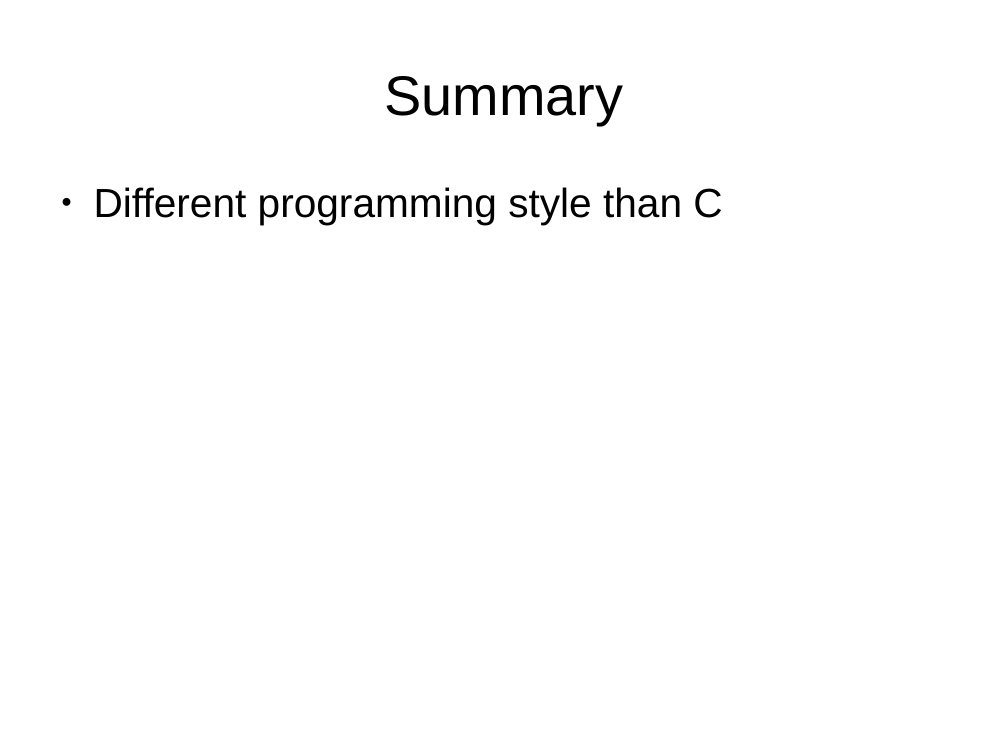
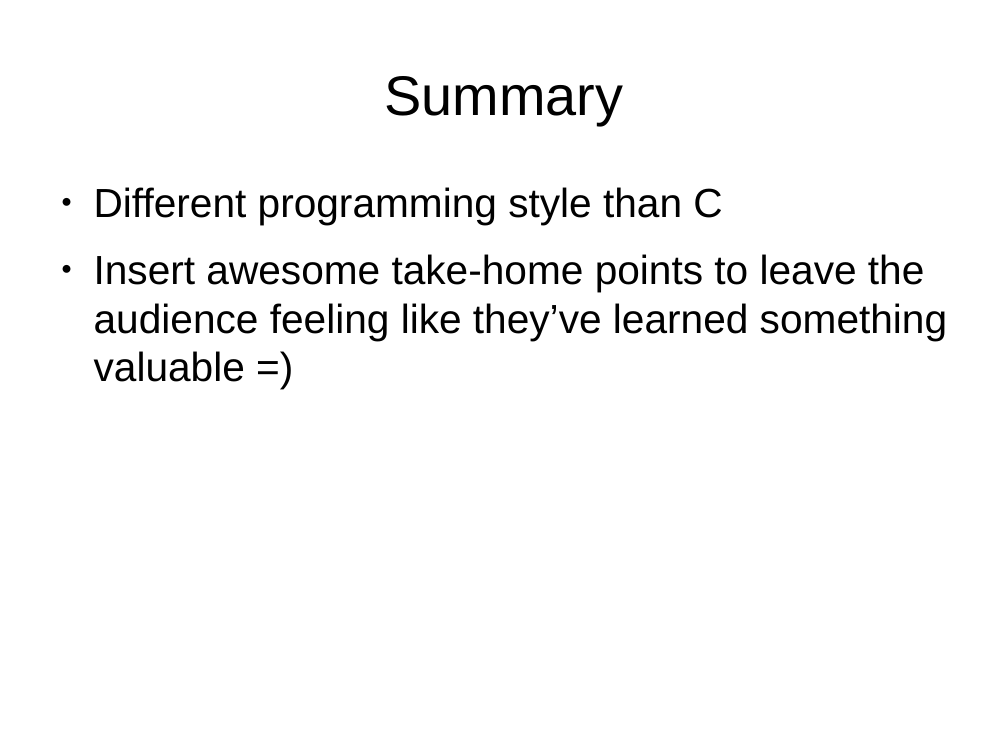
Before and after one commit to FractalDesigns/cowichan-1, a slide deck: slide 35 of miscellaneous/2010-12/slides.odp (slide 32 before the commit). Drawn at 1008x756 pixels with LibreOffice and Linux fonts; fonts in the diff are those of the drawing; background and template pictures are left out. Boxes give left, top, right and bottom in pixels: in the first picture for what was removed or moved away, otherwise in the second. Text is boxed around its words. In the diff, an @@ line names an element or a change of style, - is before the commit and + after.

```diff
--- a/miscellaneous/2010-12/slides.odp
+++ b/miscellaneous/2010-12/slides.odp
@@ text at bbox=[94, 254, 947, 382]: paragraph added @@
+● Insert awesome take-home points to leave the audience feeling like they’ve learned something valuable =)
```
Also in this commit, not shown: 7 other slides changed, 4 slides added.
